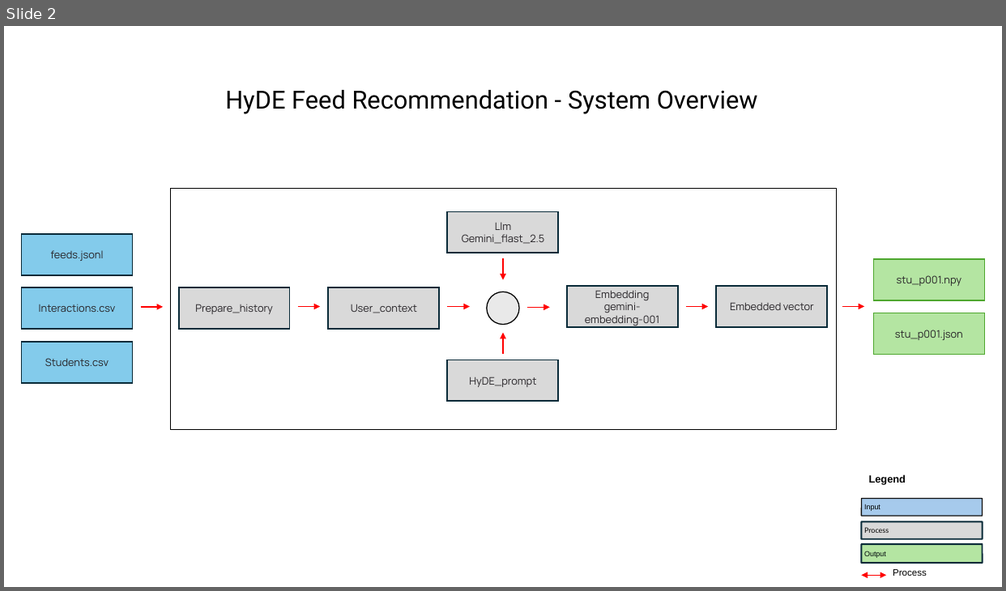
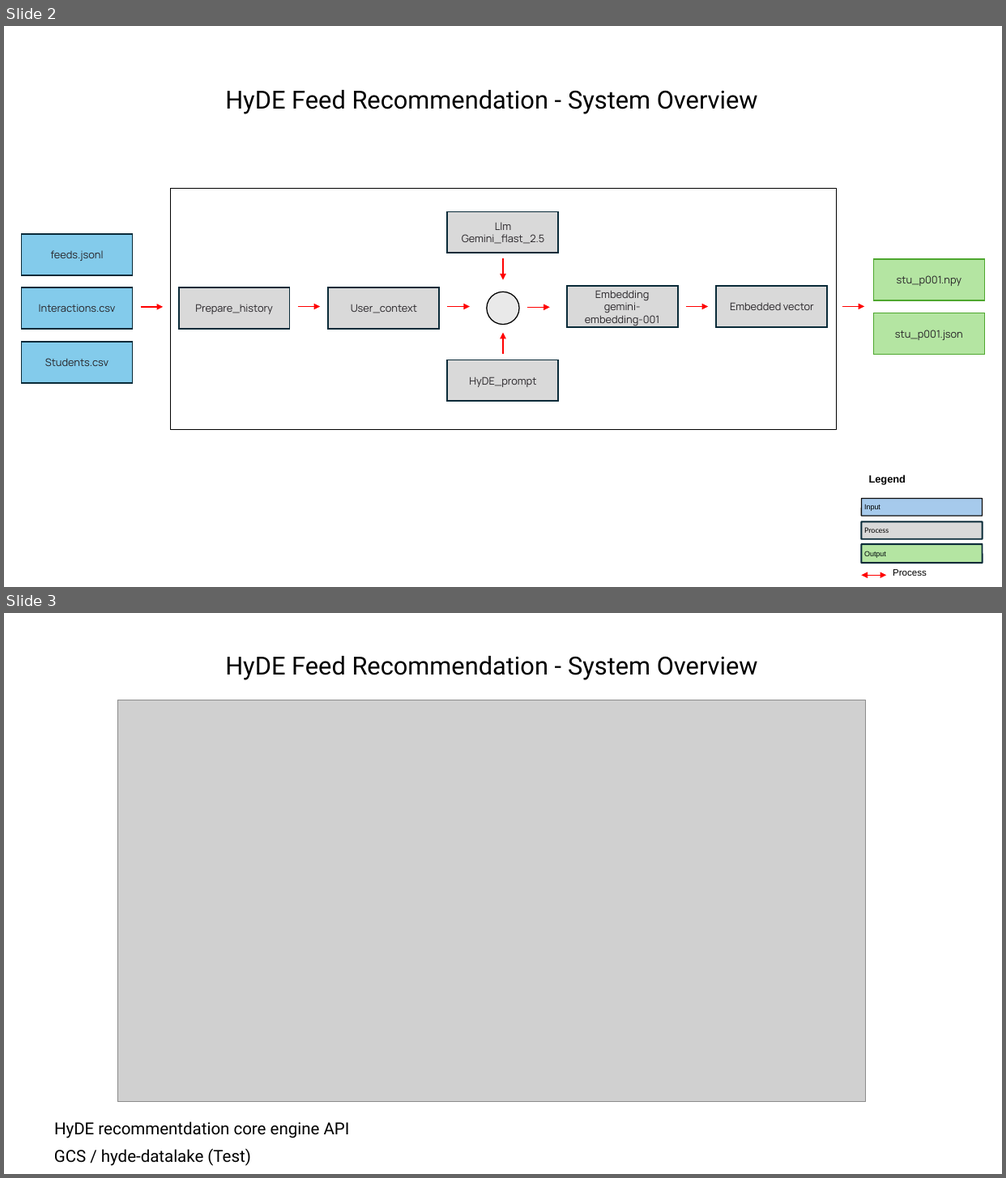
Before and after one commit to TunKedsaro/Hyde, a slide deck: logs/Ghostdeck.pptx. Shown one above the other, each under a label of ours: slide 2 before the commit, slides 2 and 3 after it. The pictures are 1006x591 and 1006x1178 pixels, drawn with LibreOffice and Linux fonts; fonts in the diff are those of the drawing; grey boxes stand for pictures. Boxes give left, top, right and bottom in pixels: in the first picture for what was removed or moved away, otherwise in the second. Text is boxed around its words. In the diff, an @@ line names an element or a change of style, - is before the commit and + after.

```diff
--- a/logs/Ghostdeck.pptx
+++ b/logs/Ghostdeck.pptx
@@ slide 3 added at [4, 613, 1002, 1174], background #FFFFFF @@
@@ text added at [225, 656, 758, 680], 24 pt, text #000000 @@
+HyDE Feed Recommendation - System Overview
@@ picture added at [117, 700, 867, 1102] @@
@@ text added at [54, 1122, 350, 1139], 16 pt, text #000000 @@
+HyDE recommentdation core engine API
@@ text added at [54, 1148, 250, 1166], 16 pt, text #000000 @@
+GCS / hyde-datalake (Test)
```
Also in this commit, not shown: 1 slide changed, 34 other slides added, 6 other files.
